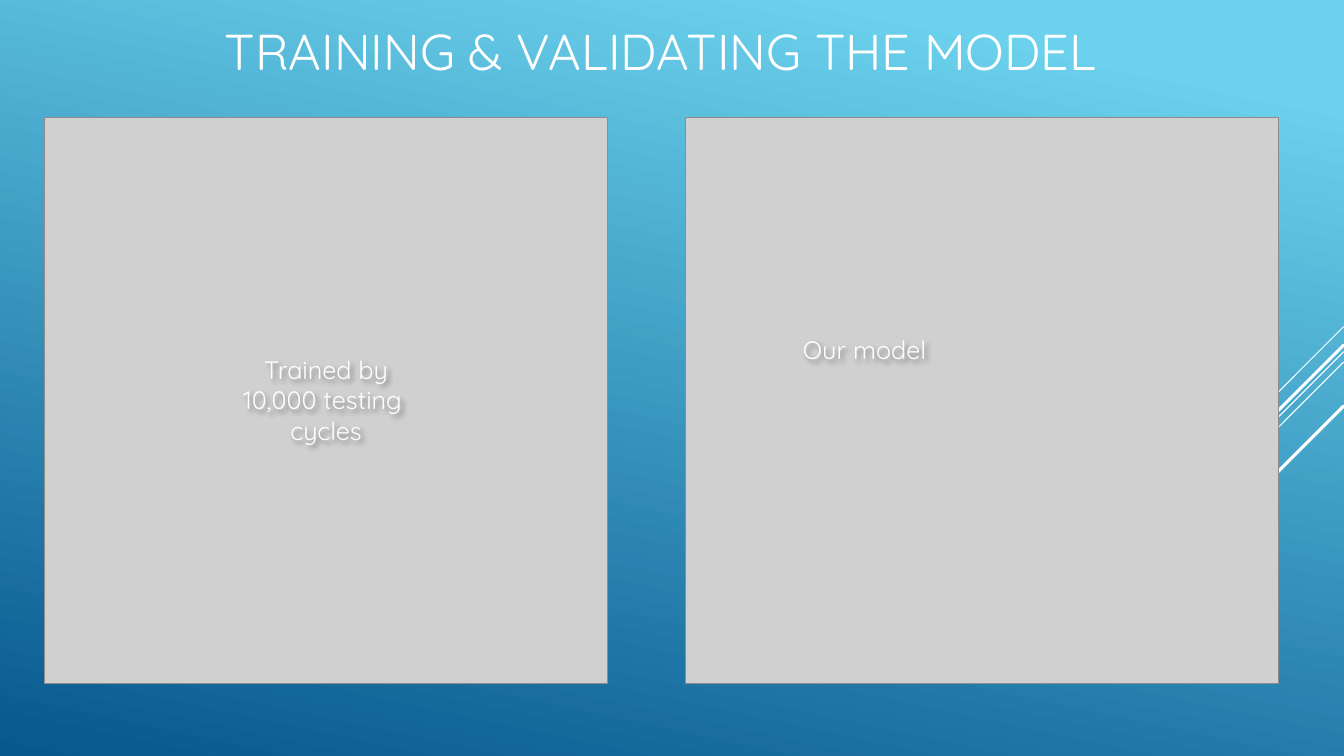
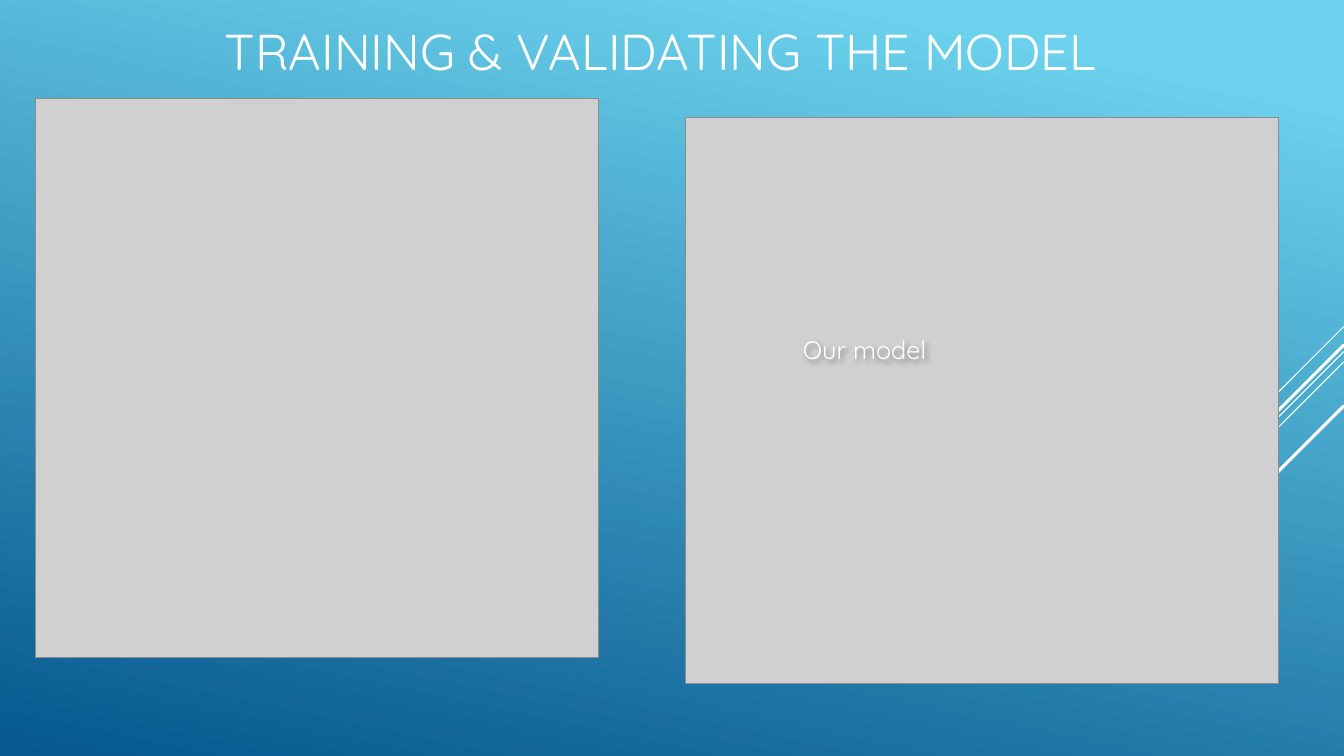
Before and after one commit to magnawhale/dsc-v2-mod1-final-project-online-ds-ft-051319, a slide deck: slide 8 of presentation_v02.pptx (slide 7 before the commit). Drawn at 1344x756 pixels with LibreOffice and Linux fonts; fonts in the diff are those of the drawing; grey boxes stand for pictures. Boxes give left, top, right and bottom in pixels: in the first picture for what was removed or moved away, otherwise in the second. Text is boxed around its words. In the diff, an @@ line names an element or a change of style, - is before the commit and + after.

```diff
--- a/presentation_v02.pptx
+++ b/presentation_v02.pptx
@@ picture: place and size @@
-picture at (44, 117, 608, 683)
+picture at (35, 98, 599, 657)
@@ text removed at (243, 361, 401, 445) @@
-Trained by
-10,000 testing
-cycles
```
Also in this commit, not shown: 4 other slides changed, 3 slides added, 2 slides removed, 1 other file.
